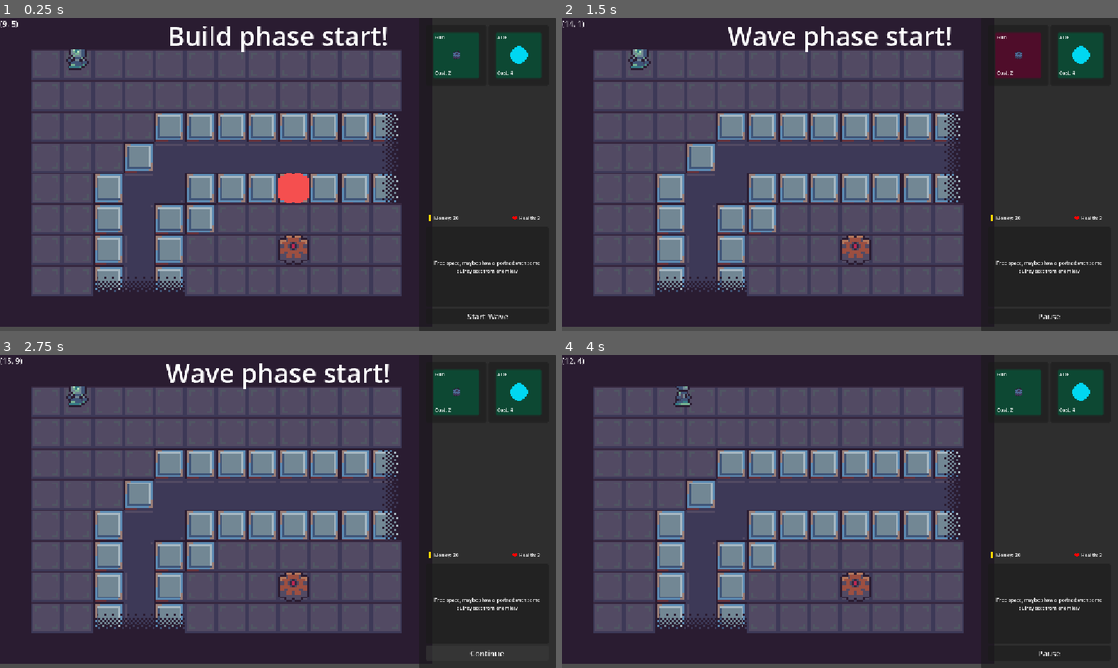
Above: before the commit, frames 1-4 (two rows, left to right).
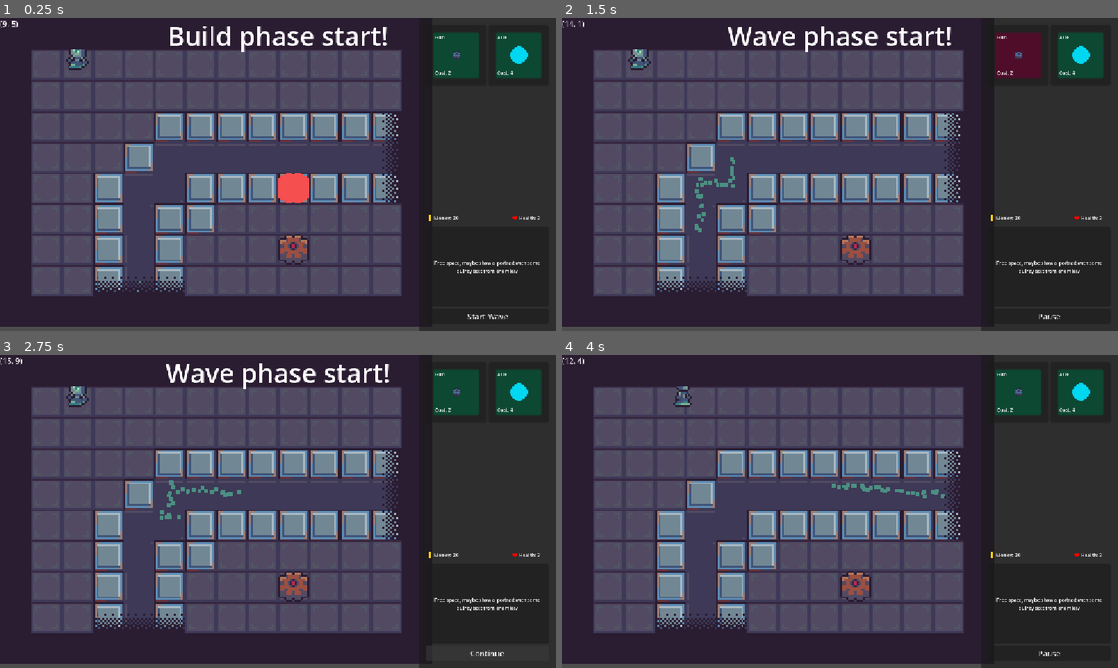
Above: after the commit, the same moments.

Repository: aughckt/spin-to-win
Game: Godot game, scene res://structure/level_manager.tscn
The game is run twice, just before and just after one commit, with the same random seed, the same clock (stepped at 60 frames per second) and the same inputs. The engine's default icon, where the game draws it, is replaced by a stand-in: a white triangle on a blue panel in a dark square.
Inputs (mouse positions are in pixels of both pictures, inside the frame that each line leads up to):
- Up to frame 1 (0.25 s): no input
- Up to frame 2 (1.5 s): click "Start Wave" at 0.5 s; click (1017, 55) at 1.27 s
- Up to frame 3 (2.75 s): click "Pause" at 2 s
- Up to frame 4 (4 s): click "Continue" at 2.75 s; move the mouse to (962, 495) at 3.52 s; hold D (right) from 3.53 s (still down); hold Mouse wheel down (scroll_down) from 3.53 s (still down); click (962, 495) at 3.67 s

The runs differ from the first frame. In frame 1, less than 0.1% of the frame differs, in the area x 24-26%, y 84-88%; in frame 2, 0.2%; in frame 3, 0.2%, in the area x 28-44%, y 40-53%; in frame 4, 0.2%.

Commit message:
add wave marker

Diff:
--- /dev/null
+++ b/environment/wave_marker.gd
@@ -0,0 +1,61 @@
+class_name WaveMarker
+extends Node2D
+
+#WARNING: this code is just copy pasted from the trooper
+
+@export var move_speed: float = 100.0
+
+#minimum distance towards target
+@export var min_dist_to_target: float = 0.1
+
+var target_pos: Vector2
+var walk_normal: Vector2
+
+signal end_reached(marker: WaveMarker)
+
+static var pool: Pool
+const scene: PackedScene = preload("res://environment/wave_marker.tscn")
+
+func _ready() -> void:
+	target_pos = global_position
+	walk_normal = Vector2.ZERO
+
+
+func _physics_process(delta: float) -> void:
+	if not Env.INST:
+		return
+
+	var new_pos := global_position + walk_normal * move_speed * delta
+
+	if (global_position.distance_squared_to(target_pos) < global_position.distance_squared_to(new_pos) #this check makes sure we dont move past the point
+	|| global_position.distance_squared_to(target_pos) < min_dist_to_target * min_dist_to_target):
+		global_position = target_pos
+		target_pos = Env.INST.move_target_from_global(target_pos)
+
+		#this shouldnt fail due to rounding errors because in move_target_from_global were returning the exact vector we pass in
+		if target_pos == global_position:
+			reach_end()
+
+		walk_normal = global_position.direction_to(target_pos)
+		new_pos = global_position + walk_normal * move_speed * delta
+
+	global_position = new_pos
+
+
+static func _get_pool() -> Pool:
+	if pool == null:
+		pool = Pool.create(scene)
+
+	return pool
+
+func reach_end() -> void:
+	end_reached.emit(self)
+
+static func create() -> WaveMarker:
+	var marker := _get_pool().get_inst() as WaveMarker
+	marker.target_pos = marker.global_position
+	marker.walk_normal = Vector2.ZERO
+	return marker
+
+func remove() -> void:
+	_get_pool().pool(self)
--- /dev/null
+++ b/environment/wave_marker.tscn
@@ -0,0 +1,41 @@
+[gd_scene format=3 uid="uid://rnqt42kf2ex"]
+
+[ext_resource type="Script" uid="uid://cqhj5ybc42w3m" path="res://environment/wave_marker.gd" id="1_e7v72"]
+
+[sub_resource type="Gradient" id="Gradient_skwmi"]
+colors = PackedColorArray(0.29803923, 0.56078434, 0.50980395, 1, 0.29803923, 0.56078434, 0.50980395, 1)
+
+[sub_resource type="GradientTexture2D" id="GradientTexture2D_wjifc"]
+gradient = SubResource("Gradient_skwmi")
+width = 8
+height = 8
+
+[sub_resource type="Curve" id="Curve_e7v72"]
+_limits = [0.0, 100.0, 0.0, 1.0]
+_data = [Vector2(0, 1), 0.0, 0.0, 0, 0, Vector2(0.3936567, 100), 0.0, 0.0, 0, 0]
+point_count = 2
+
+[sub_resource type="CurveTexture" id="CurveTexture_3c1eq"]
+curve = SubResource("Curve_e7v72")
+
+[sub_resource type="ParticleProcessMaterial" id="ParticleProcessMaterial_fbxa2"]
+particle_flag_disable_z = true
+emission_shape = 1
+emission_sphere_radius = 10.0
+inherit_velocity_ratio = 0.1
+direction = Vector3(0, -1, 0)
+spread = 20.0
+initial_velocity_min = 15.0
+initial_velocity_max = 25.0
+gravity = Vector3(0, 0, 0)
+damping_curve = SubResource("CurveTexture_3c1eq")
+
+[node name="WaveMarker" type="Node2D" unique_id=944576945]
+z_index = 100
+script = ExtResource("1_e7v72")
+move_speed = 250.0
+
+[node name="GPUParticles2D" type="GPUParticles2D" parent="." unique_id=1522238229]
+amount = 32
+texture = SubResource("GradientTexture2D_wjifc")
+process_material = SubResource("ParticleProcessMaterial_fbxa2")
--- a/structure/level.gd
+++ b/structure/level.gd
@@ -10,6 +10,16 @@
 @export var wave_list: Array[Curve]
 @export var starting_budget: int = 10
 
+func _ready() -> void:
+	spawn_marker()
+	LevelManager.INST.wave_finished.connect(_on_wave_finished)
+
+func spawn_marker() -> void:
+	var marker := WaveMarker.create()
+	marker.reparent.call_deferred(spawn_point)
+	marker.end_reached.connect(_on_marker_end_reached)
+	marker.global_position = spawn_point.global_position
+	marker.target_pos = marker.global_position
 
 func get_spawn_point() -> Vector2:
 	return spawn_point.global_position
@@ -17,3 +27,13 @@
 
 func set_build_phase(value: bool) -> void:
 	env.is_build_phase = value
+
+func _on_marker_end_reached(marker: WaveMarker) -> void:
+	marker.end_reached.disconnect(_on_marker_end_reached)
+	marker.remove()
+
+	if LevelManager.INST.is_build_phase:
+		spawn_marker()
+
+func _on_wave_finished() -> void:
+	spawn_marker()
--- a/structure/trooper_spawner.gd
+++ b/structure/trooper_spawner.gd
@@ -24,7 +24,7 @@
 	elapsed_wave_time += delta
 	spawn_timer -= delta
 
-	if elapsed_wave_time > current_wave.max_domain:
+	if elapsed_wave_time > current_wave.max_domain and Env.INST.troopers.get_children().is_empty():
 		LevelManager.INST.end_wave()
 		return
 
Not shown, added: environment/wave_marker.gd.uid
